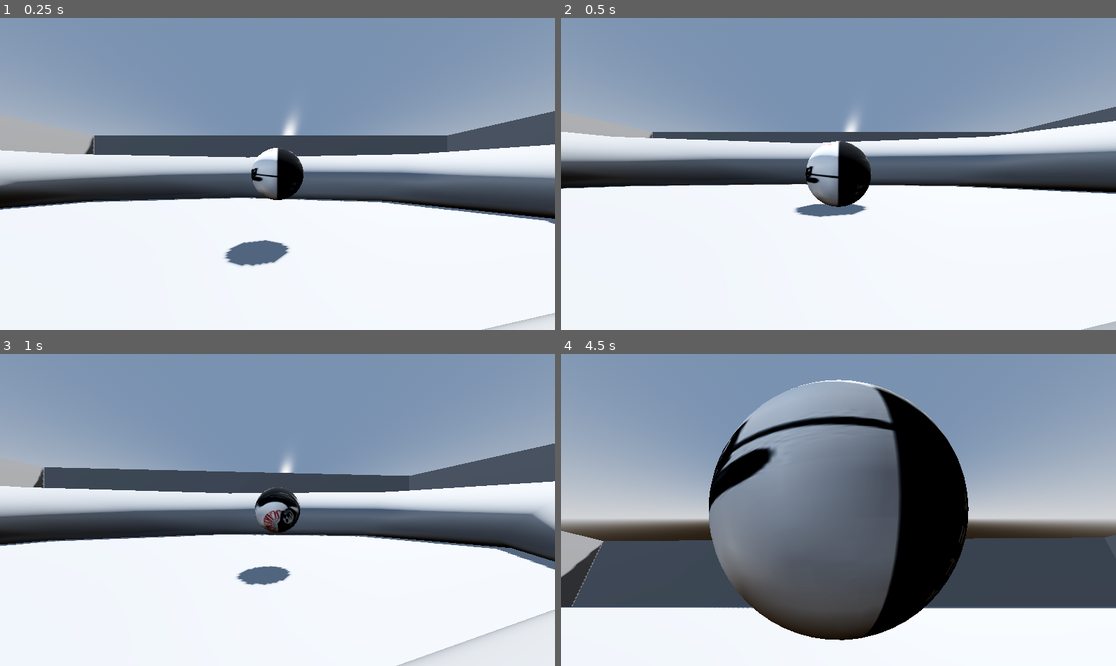
Above: before the commit, frames 1-4 (two rows, left to right).
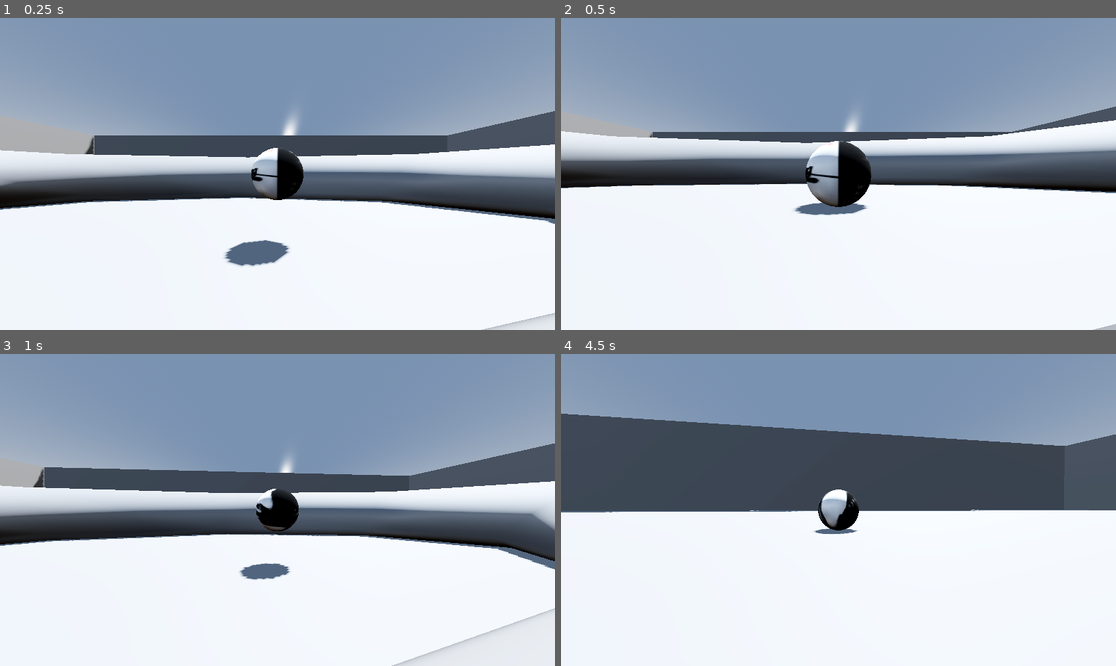
Above: after the commit, the same moments.

Repository: victoryy12/Sphervivor
Game: Godot game, scene res://game.tscn
Two runs of this game, one before a commit and one after it. Both use one fixed random seed, a clock stepped at 60 frames per second and the inputs below.
Inputs (mouse positions are in pixels of both pictures, inside the frame that each line leads up to):
- Up to frame 1 (0.25 s): no input
- Up to frame 2 (0.5 s): no input
- Up to frame 3 (1 s): move the mouse to (305, 510) at 0.52 s; hold W (up) from 0.53 s (still down); hold Shift (slam) from 0.53 s (still down); tap Space (jump) at 0.77 s
- Up to frame 4 (4.5 s): move the mouse to (810, 510) at 1.27 s; release Shift (slam) at 1.28 s; tap Shift (slam) at 1.35, 2.85 s; tap Space (jump) at 1.52, 3.02, 3.77 s; move the mouse to (849, 503) at 2.02 s; hold Shift (slam) 2.03-2.78 s; move the mouse to (832, 516) at 2.77 s; move the mouse to (877, 513) at 3.52 s; hold Shift (slam) 3.53-4.25 s; tap Escape (pause) at 4.15 s; release W (up) at 4.25 s; click (832, 410) at 4.25 s, where only the run after the commit has a clickable "Resume"

Frame 1 is identical in both runs. In frame 2, 0.7% of the frame differs, in the area x 0-100%, y 28-100%; in frame 3, 1.2%; in frame 4, 61%, in the area x 0-100%, y 8-92%.

Commit message:
added pause menu

Diff:
--- a/game.tscn
+++ b/game.tscn
@@ -1,8 +1,9 @@
 [gd_scene format=3 uid="uid://orm513dg4chk"]
 
 [ext_resource type="PackedScene" uid="uid://m3sigj8s4nmg" path="res://player.tscn" id="1_a202f"]
-[ext_resource type="Script" uid="uid://bj3awup7m63dl" path="res://scripts/game_controller.gd" id="1_feb5d"]
+[ext_resource type="Script" uid="uid://1a20jnor4x2t" path="res://scripts/game.gd" id="1_fc0e3"]
 [ext_resource type="PackedScene" uid="uid://c4d1vn0itpmdx" path="res://arena.tscn" id="2_e2o6t"]
+[ext_resource type="PackedScene" uid="uid://c6521egsf1mw" path="res://game_controller.tscn" id="4_fc0e3"]
 
 [sub_resource type="ProceduralSkyMaterial" id="ProceduralSkyMaterial_a202f"]
 sky_horizon_color = Color(0.66224277, 0.6717428, 0.6867428, 1)
@@ -22,7 +23,12 @@
 
 [sub_resource type="CameraAttributesPhysical" id="CameraAttributesPhysical_e2o6t"]
 
+[sub_resource type="PhysicsMaterial" id="PhysicsMaterial_fc0e3"]
+
 [node name="game" type="Node3D" unique_id=437148300]
+script = ExtResource("1_fc0e3")
+
+[node name="gameController" parent="." unique_id=1739919379 instance=ExtResource("4_fc0e3")]
 
 [node name="WorldEnvironment" type="WorldEnvironment" parent="." unique_id=2105940009]
 environment = SubResource("Environment_a0tk4")
@@ -32,9 +38,6 @@
 transform = Transform3D(-0.8660254, -0.43301278, 0.25, 0, 0.49999997, 0.86602545, -0.50000006, 0.75, -0.43301266, 0, 0, 0)
 shadow_enabled = true
 
-[node name="gameController" type="Node3D" parent="." unique_id=1214321165]
-script = ExtResource("1_feb5d")
-
 [node name="arena" parent="." unique_id=1603033897 instance=ExtResource("2_e2o6t")]
 transform = Transform3D(0.40359515, 0, 0, 0, 1, 0, 0, 0, 0.41734368, -6.6522007, 1.7867091, -4.486791)
 use_collision = true
@@ -42,3 +45,4 @@
 
 [node name="Player" parent="." unique_id=1314071749 instance=ExtResource("1_a202f")]
 transform = Transform3D(1, 0, 0, 0, 1, 0, 0, 0, 1, -4.782625, 3.5926342, -2.7790384)
+physics_material_override = SubResource("PhysicsMaterial_fc0e3")
--- /dev/null
+++ b/game_controller.tscn
@@ -0,0 +1,7 @@
+[gd_scene format=3 uid="uid://c6521egsf1mw"]
+
+[ext_resource type="PackedScene" uid="uid://8td6c1bs1vdb" path="res://pause_menu.tscn" id="1_3iy47"]
+
+[node name="gameController" type="Node3D" unique_id=1739919379]
+
+[node name="pause menu" parent="." unique_id=147475881 instance=ExtResource("1_3iy47")]
--- /dev/null
+++ b/pause_menu.tscn
@@ -0,0 +1,55 @@
+[gd_scene format=3 uid="uid://8td6c1bs1vdb"]
+
+[ext_resource type="Shader" uid="uid://el6ke6iu8ynn" path="res://shaders/puaseMenu.gdshader" id="1_hdmo1"]
+[ext_resource type="Script" uid="uid://hl3uq38xk0hv" path="res://scripts/pause_menu.gd" id="1_nwcfo"]
+
+[sub_resource type="ShaderMaterial" id="ShaderMaterial_nwcfo"]
+shader = ExtResource("1_hdmo1")
+shader_parameter/lod = 0.158000007505
+
+[node name="pause menu" type="Control" unique_id=147475881]
+process_mode = 3
+layout_mode = 3
+anchors_preset = 15
+anchor_right = 1.0
+anchor_bottom = 1.0
+grow_horizontal = 2
+grow_vertical = 2
+script = ExtResource("1_nwcfo")
+
+[node name="ColorRect" type="ColorRect" parent="." unique_id=884991663]
+material = SubResource("ShaderMaterial_nwcfo")
+layout_mode = 1
+anchors_preset = -1
+anchor_right = 0.9990001
+anchor_bottom = 1.0
+offset_right = 0.15185547
+
+[node name="PanelContainer" type="PanelContainer" parent="." unique_id=846360465]
+layout_mode = 0
+offset_left = 365.0
+offset_top = 91.0
+offset_right = 761.0
+offset_bottom = 529.0
+
+[node name="VBoxContainer" type="VBoxContainer" parent="PanelContainer" unique_id=1666072527]
+layout_mode = 2
+
+[node name="resumeButton" type="Button" parent="PanelContainer/VBoxContainer" unique_id=841365209]
+custom_minimum_size = Vector2(0, 50)
+layout_mode = 2
+text = "Resume"
+
+[node name="restartButton" type="Button" parent="PanelContainer/VBoxContainer" unique_id=1277501890]
+custom_minimum_size = Vector2(0, 50)
+layout_mode = 2
+text = "Restart"
+
+[node name="quitButton" type="Button" parent="PanelContainer/VBoxContainer" unique_id=398176399]
+custom_minimum_size = Vector2(0, 50)
+layout_mode = 2
+text = "Quit"
+
+[connection signal="pressed" from="PanelContainer/VBoxContainer/resumeButton" to="." method="_on_resume_button_pressed"]
+[connection signal="pressed" from="PanelContainer/VBoxContainer/restartButton" to="." method="_on_restart_button_pressed"]
+[connection signal="pressed" from="PanelContainer/VBoxContainer/quitButton" to="." method="_on_quit_button_pressed"]
--- /dev/null
+++ b/scripts/pause_menu.gd
@@ -0,0 +1,34 @@
+extends Control
+
+var pausedCheck = false
+
+func _input(event: InputEvent) -> void:
+	if event.is_action_pressed("pause"):
+		pause_and_unpause()
+
+
+func _ready() -> void:
+	self.visible = false
+
+
+func pause_and_unpause():
+	pausedCheck = !pausedCheck
+	get_tree().paused = pausedCheck
+	self.visible = pausedCheck
+
+	if pausedCheck:
+		Input.set_mouse_mode(Input.MOUSE_MODE_VISIBLE)
+	else:
+		Input.set_mouse_mode(Input.MOUSE_MODE_CAPTURED)
+
+func _on_resume_button_pressed() -> void:
+	pause_and_unpause()
+
+
+func _on_restart_button_pressed() -> void:
+	pause_and_unpause()
+	get_tree().reload_current_scene()
+
+
+func _on_quit_button_pressed() -> void:
+	get_tree().quit()
--- a/scripts/player.gd
+++ b/scripts/player.gd
@@ -13,12 +13,14 @@
 	$touchingFloor.top_level = true
 	Input.set_mouse_mode(Input.MOUSE_MODE_CAPTURED)
 
+
 func _input(event: InputEvent) -> void:
 	if event is InputEventMouseMotion:
 		yaw -= event.relative.x * mouse_sensitivity
 		pitch -= event.relative.y * mouse_sensitivity
 		# clamp vertical look so you don’t flip
 		pitch = clamp(pitch, deg_to_rad(-80), deg_to_rad(80))
+
 
 func _physics_process(delta: float) -> void:
 	$CameraRig.global_transform.origin = global_transform.origin
@@ -63,6 +65,7 @@
 		apply_central_force(Vector3.DOWN * slam_speed)
 
 
+
 #testing..going to make death function
 func death_plane():
 	var deathBarrierDepth = -25
--- /dev/null
+++ b/shaders/puaseMenu.gdshader
@@ -0,0 +1,9 @@
+shader_type canvas_item;
+uniform sampler2D SCREEN_TEXTURE: hint_screen_texture, filter_linear_mipmap;
+
+uniform float lod: hint_range(0.0, 5) = 0.0;
+
+void fragment(){
+	vec4 color = texture(SCREEN_TEXTURE, SCREEN_UV, lod);
+	COLOR = color;
+}
Renamed: scripts/game_controller.gd -> scripts/game.gd
Not shown, added: scripts/game.gd.uid
Not shown, removed: scripts/game_controller.gd.uid
Not shown, added: scripts/pause_menu.gd.uid
Not shown, added: shaders/puaseMenu.gdshader.uid
